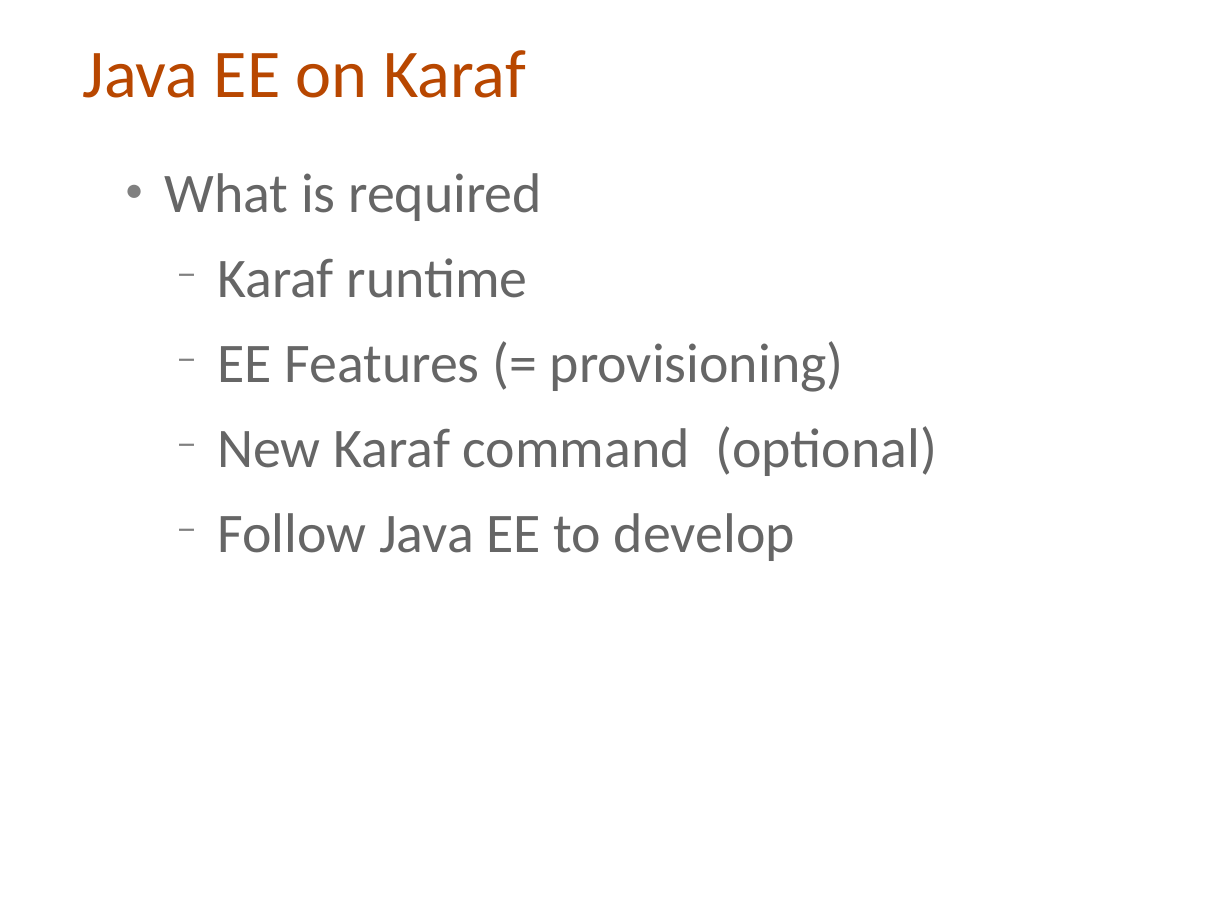
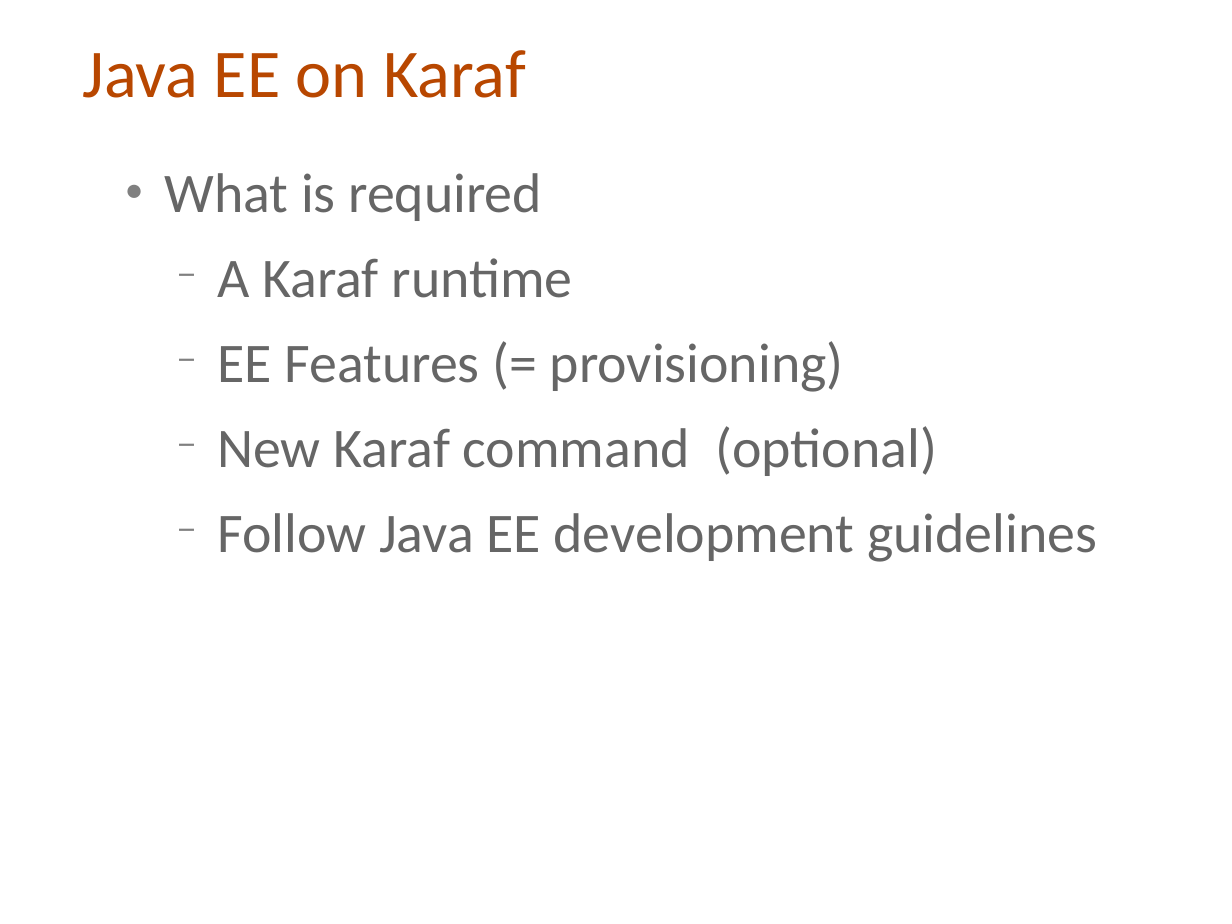
Before and after one commit to cmoulliard/apachecon-2012, a slide deck: slide 41 of karaf-ee-apachecon_eu_2012.odp (slide 38 before the commit). Drawn at 1232x924 pixels with LibreOffice and Linux fonts; fonts in the diff are those of the drawing; background and template pictures are left out. Boxes give left, top, right and bottom in pixels: in the first picture for what was removed or moved away, otherwise in the second. Text is boxed around its words. In the diff, an @@ line names an element or a change of style, - is before the commit and + after.

Commit message:
Finalize presentation of KarafEE

```diff
--- a/karaf-ee-apachecon_eu_2012.odp
+++ b/karaf-ee-apachecon_eu_2012.odp
@@ text at <box>217,258,573,298</box>: text changed @@
-  − Karaf runtime
+  − A Karaf runtime
@@ text at <box>217,513,1097,562</box>: text changed @@
-  − Follow Java EE to develop
+  − Follow Java EE development guidelines
```
Also in this commit, not shown: 10 other slides changed, 9 slides added, 3 slides removed, 5 other files.
